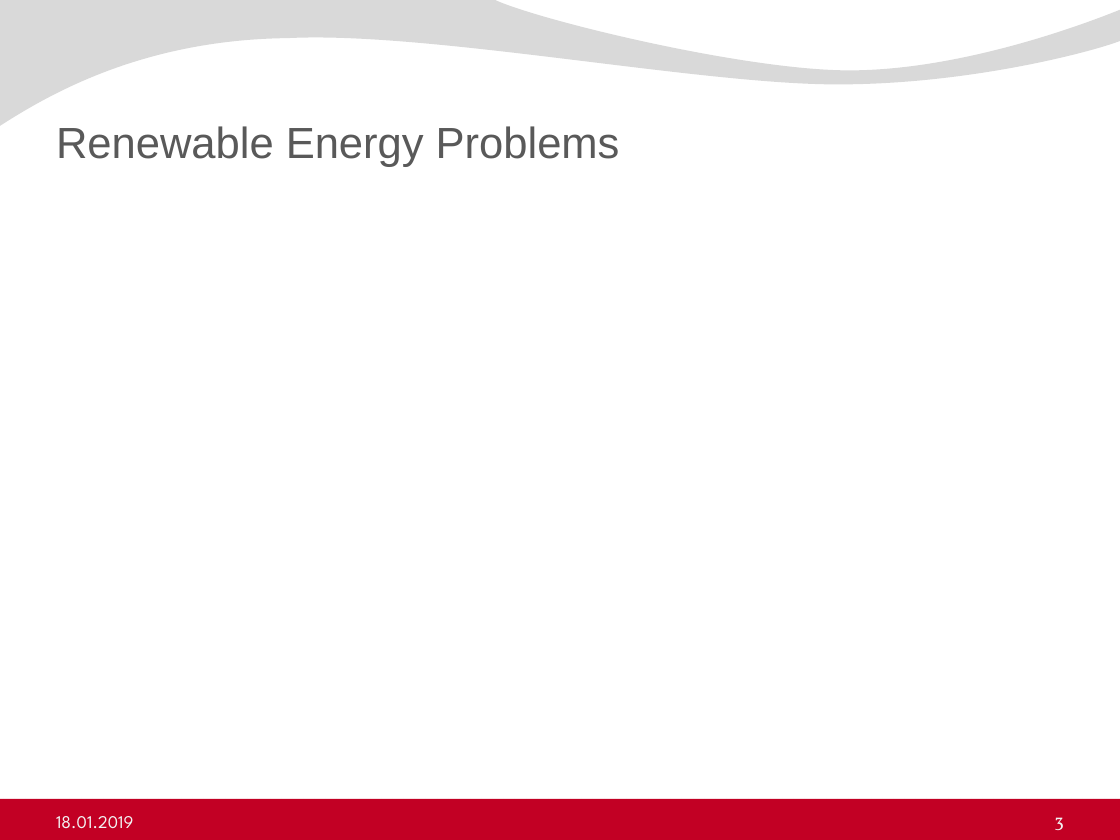
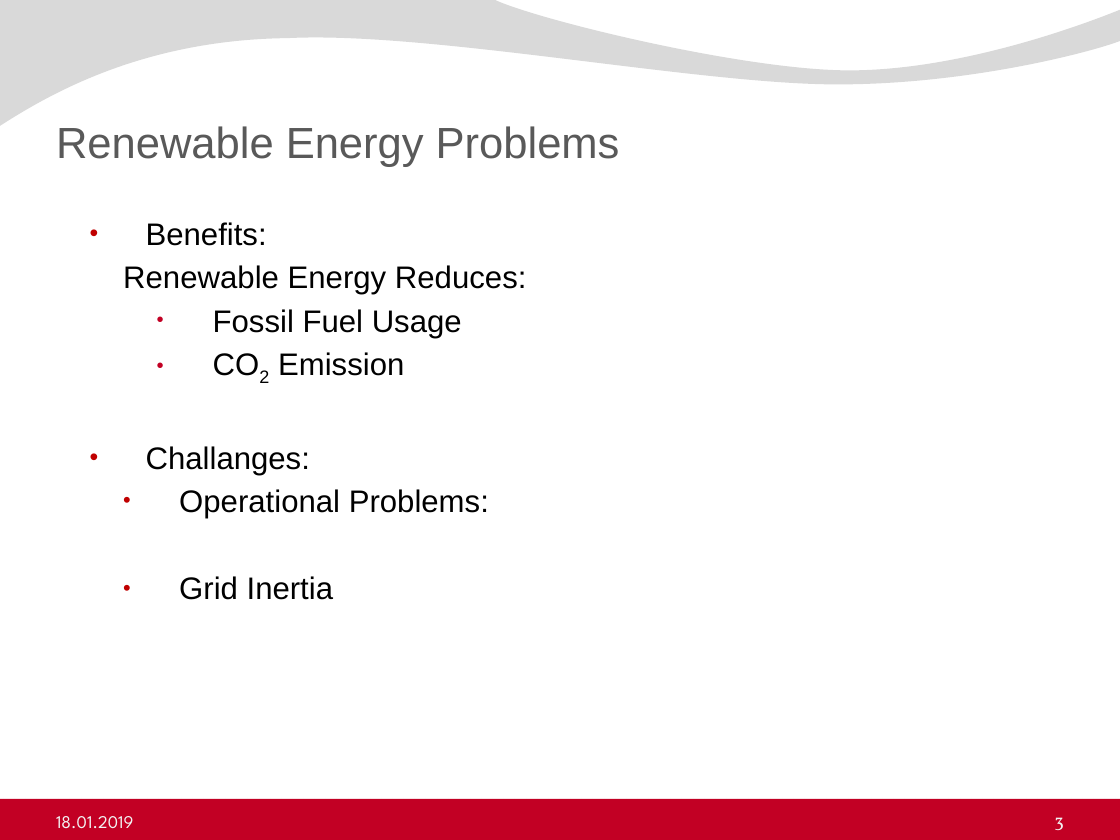
Before and after one commit to ErencanDuymaz/Research, a slide deck: slide 3 of Thesis/Thesis Defence/Erencan_Duymaz_thesis_defence.pptx. Drawn at 1120x840 pixels with LibreOffice and Linux fonts; fonts in the diff are those of the drawing; background and template pictures are left out. Boxes give left, top, right and bottom in pixels: in the first picture for what was removed or moved away, otherwise in the second. Text is boxed around its words. In the diff, an @@ line names an element or a change of style, - is before the commit and + after.

```diff
--- a/Thesis/Thesis Defence/Erencan_Duymaz_thesis_defence.pptx
+++ b/Thesis/Thesis Defence/Erencan_Duymaz_thesis_defence.pptx
@@ text added at box(123, 222, 527, 600), 20 pt, text #000000 @@
+  • Benefits:
+    Renewable Energy Reduces:
+      • Fossil Fuel Usage
+      • CO2 Emission
+  • Challanges:
+    • Operational Problems:
+    • Grid Inertia
```
Also in this commit, not shown: 5 other slides changed, 8 slides added, 8 other files.
